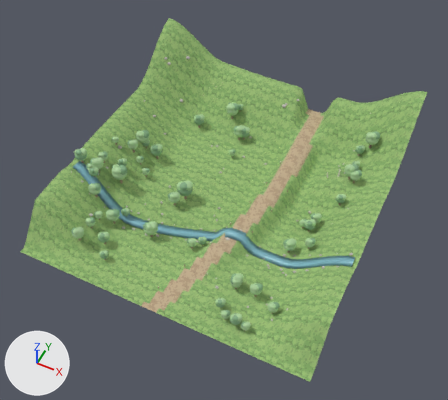
A saved change to the glTF model public/assets/meadow.glb.
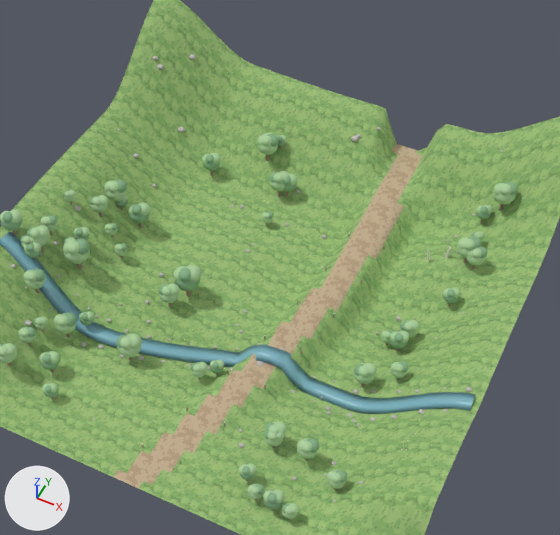
Old and new are each drawn whole from a camera (50 mm lens) standing at (57.2, -54.8, 146.7) and looking at (1.3, 57.0, 7.0) and again close up on the part from 17% to 90% of the width and 6% to 85% of the height. Lighting does not change. The marker at lower left points along +X, +Y and +Z. The last two pictures show the newer version. Vertices at exactly the same position are counted once.

The first close-up shows 'FLOOR_MEADOW', 'MEADOW'.
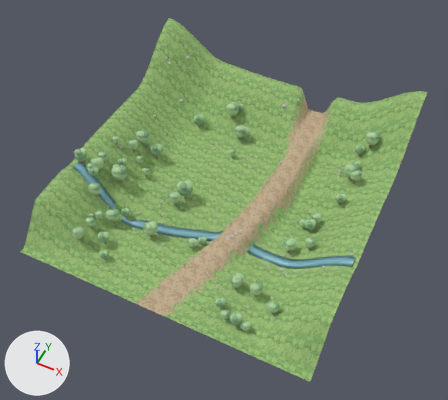
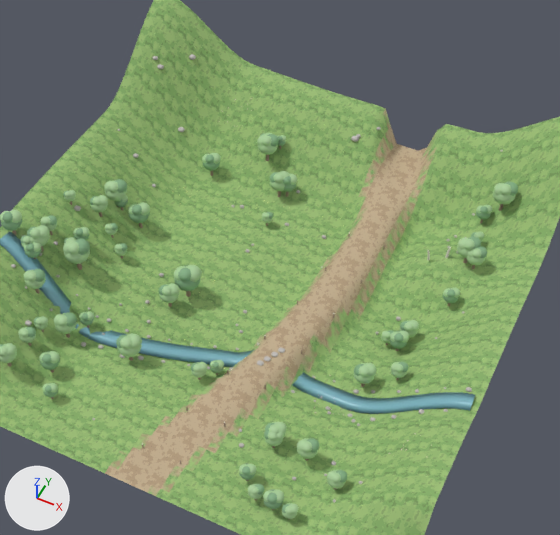
What differs and where, as boxes [x1, y1, x2, y2] in the close-ups (560 x 535 px; the box of a moved part takes in the faces that stretch with it):
part 1 of me_floor_meadow, recoloured: [105, 127, 430, 492] in both
part 2 of me_floor_meadow, recoloured: [110, 109, 436, 496] in both
part 3 of me_stone_base, moved or reshaped: before [237, 344, 461, 413]; after [237, 350, 461, 413]

What the commit changed:
Picture 'verge' (img_verge) is new.
Material 'verge_tex' (mat_verge_tex) is new.
Its texture is img_verge.
Its roughness is 0.92.
me_floor_meadow has 3379 vertices, 6498 faces and spans x -46.0..45.2, y 17.5..108.7, z -1.9..27.0.
me_floor_meadow is used by ob_floor_meadow; location (0.0, 0.0, 0.0).
me_floor_meadow part 1: 174 faces spanning x -6.0..16.4, y 17.5..108.7, z -0.5..10.7 switch from mat_grass_tex (picture img_grass) to mat_dirt_tex (picture img_dirt).
me_floor_meadow part 2: 206 faces spanning x -6.0..18.0, y 17.5..108.7, z -1.9..14.3 switch from mat_grass_tex (picture img_grass) to mat_verge_tex (picture img_verge).
me_stone_base has 44294 vertices, 73508 faces and spans x -44.7..44.1, y 21.7..107.2, z -2.0..25.7.
me_stone_base is used by ob_meadow; location (0.0, 0.0, 0.0).
me_stone_base part 3: 37 of 44294 vertices moved; they spanned x 4.0..39.4, y 47.5..51.5, z -1.4..8.7 and now span x 4.0..39.4, y 47.5..51.5, z -1.4..8.7; mean shift (0.0, 0.0, -0.6); largest move (11.1, 51.5, 2.9) -> (11.1, 51.5, 1.4).
